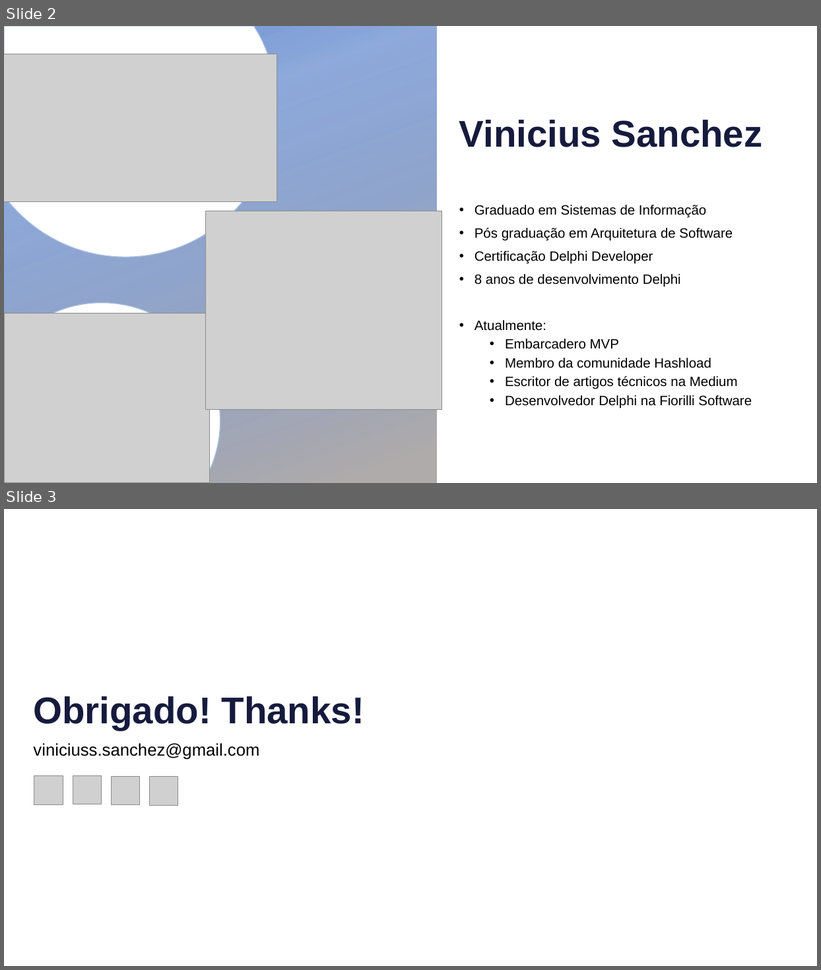
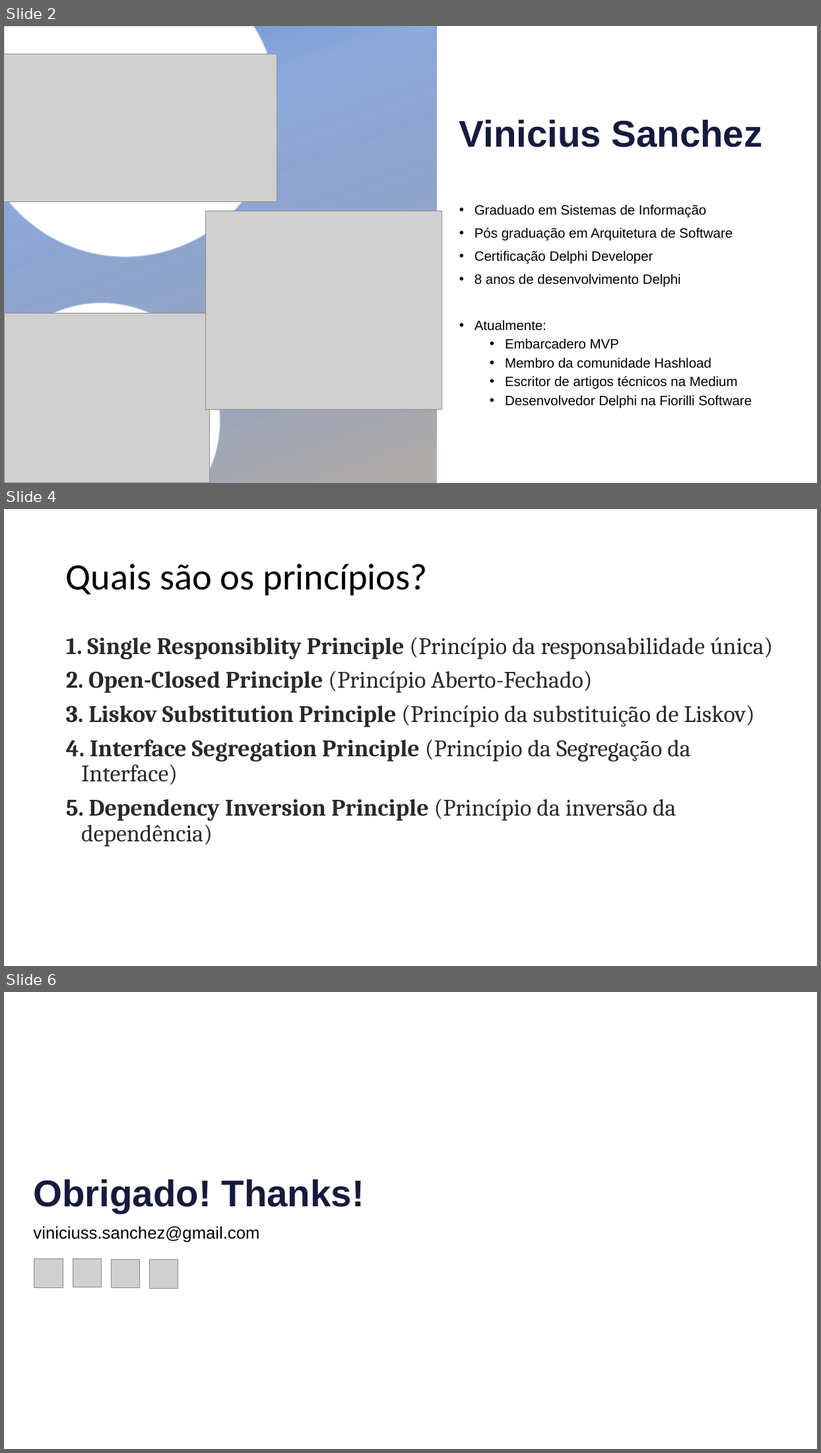
Before and after one commit to viniciussanchez/intensive-delphi, a slide deck: 2021/solid/Apresentação.pptx. Shown one above the other, each under a label of ours: slides 2 and 3 before the commit, slides 2, 4 and 6 after it; the slides between them are not shown. The pictures are 821x970 and 821x1453 pixels, drawn with LibreOffice and Linux fonts; fonts in the diff are those of the drawing; grey boxes stand for pictures; background and template pictures are left out. Boxes give left, top, right and bottom in pixels: in the first picture for what was removed or moved away, otherwise in the second. Text is boxed around its words. In the diff, an @@ line names an element or a change of style, - is before the commit and + after.

Commit message:
Slide

```diff
--- a/2021/solid/Apresentação.pptx
+++ b/2021/solid/Apresentação.pptx
@@ slide 4 added at <box>4,509,817,966</box>, background #FFFFFF @@
@@ title added at <box>66,564,428,595</box>, 44 pt, text #000000 @@
+Quais são os princípios?
@@ text added at <box>81,637,773,847</box>, 28 pt, text #292929 @@
+1. Single Responsiblity Principle (Princípio da responsabilidade única)
+2. Open-Closed Principle (Princípio Aberto-Fechado)
+3. Liskov Substitution Principle (Princípio da substituição de Liskov)
+4. Interface Segregation Principle (Princípio da Segregação da Interface)
+5. Dependency Inversion Principle (Princípio da inversão da dependência)
@@ what was slide 3 is now slide 6 @@
```
Also in this commit, not shown: 2 other slides added.
